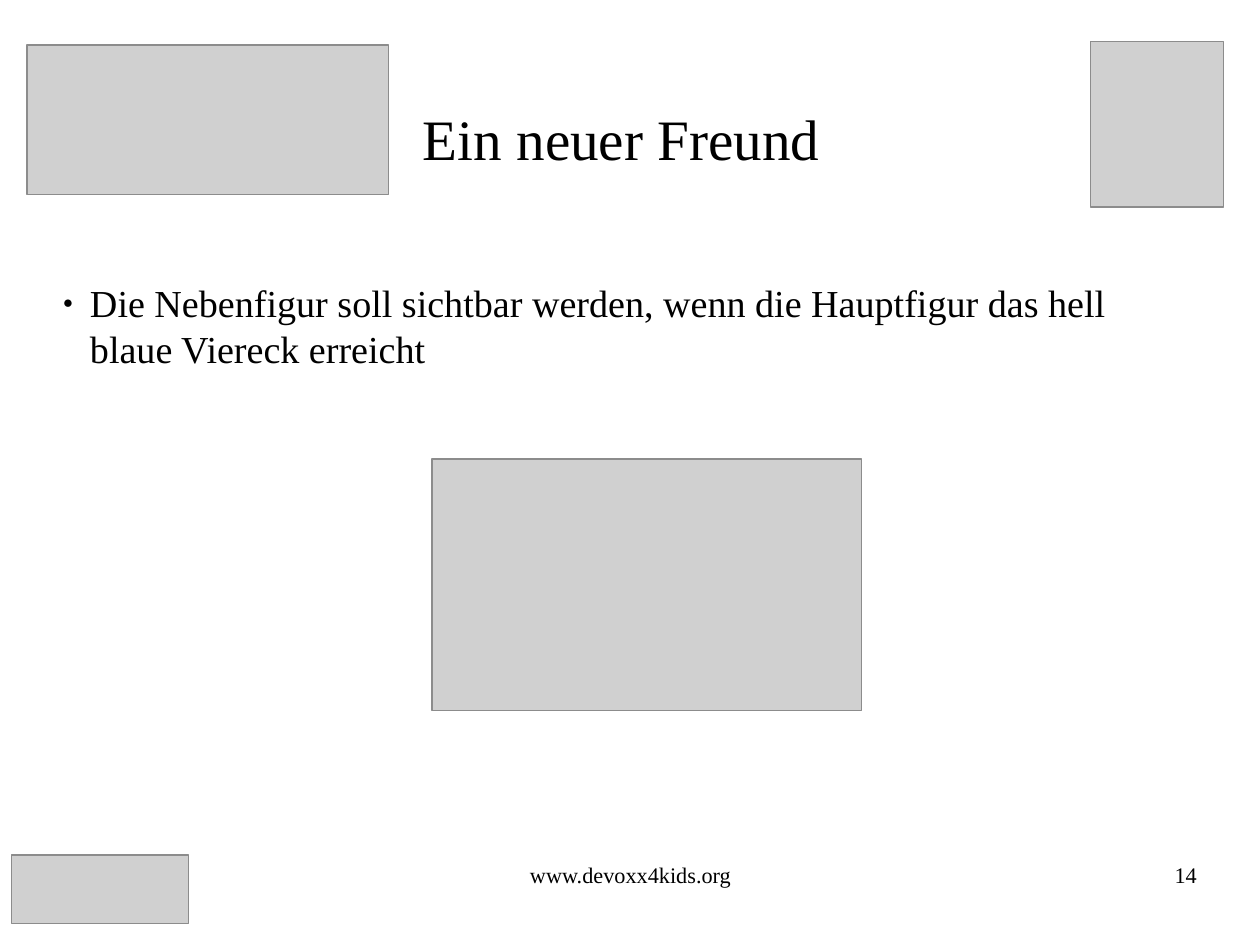
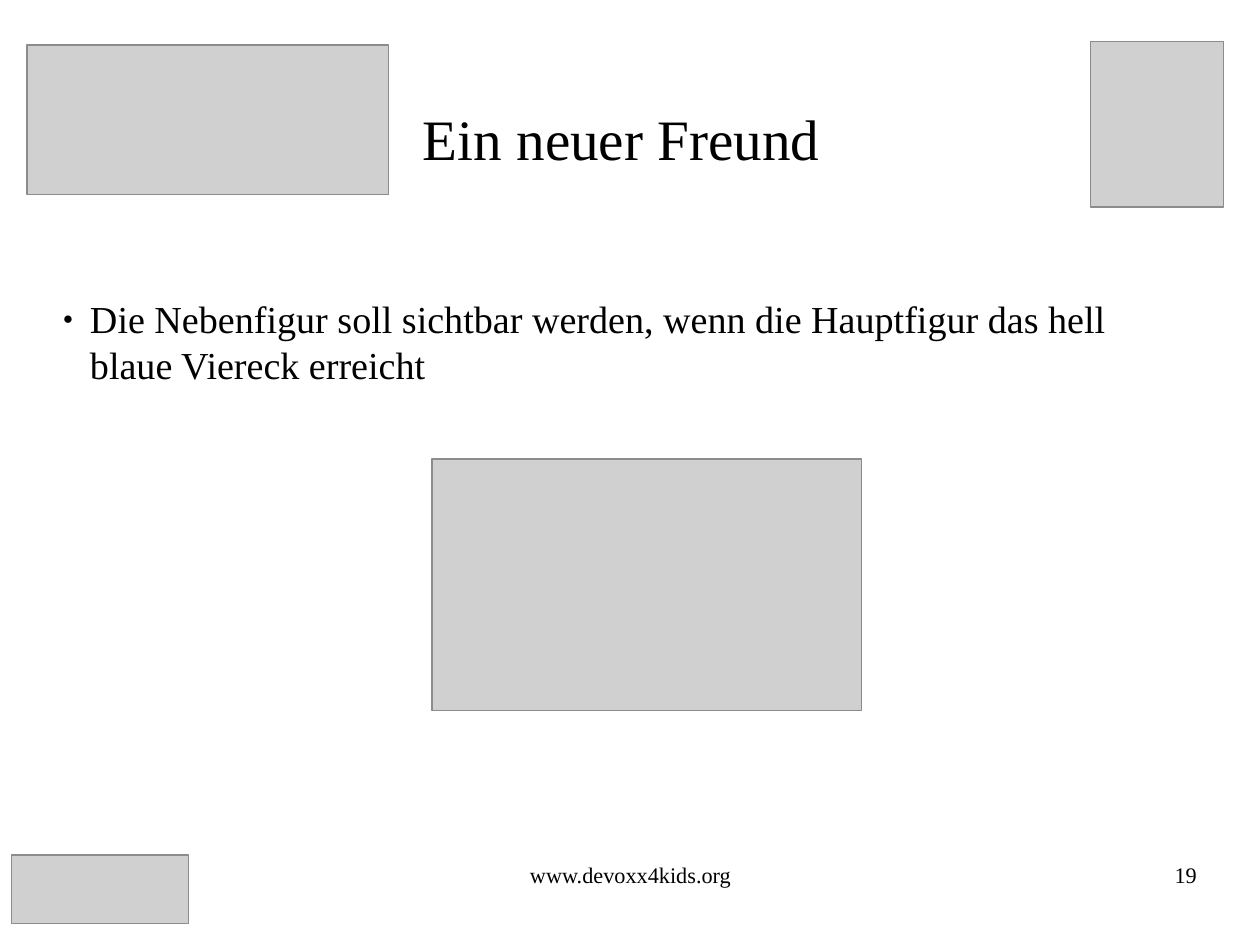
Before and after one commit to Devoxx4KidsDE/workshop-scratch, a slide deck: slide 19 of treasure_hunt/Schatz_Suche_Scratch_Aufgaben.odp (slide 14 before the commit). Drawn at 1260x945 pixels with LibreOffice and Linux fonts; fonts in the diff are those of the drawing; grey boxes stand for pictures. Boxes give left, top, right and bottom in pixels: in the first picture for what was removed or moved away, otherwise in the second. Text is boxed around its words. In the diff, an @@ line names an element or a change of style, - is before the commit and + after.

```diff
--- a/treasure_hunt/Schatz_Suche_Scratch_Aufgaben.odp
+++ b/treasure_hunt/Schatz_Suche_Scratch_Aufgaben.odp
@@ subtitle "Die Nebenfigur soll sichtbar werden, ...": place and size @@
-subtitle "Die Nebenfigur soll sichtbar werden, ..." at (90, 290, 1105, 364)
+subtitle "Die Nebenfigur soll sichtbar werden, ..." at (90, 306, 1105, 380)
@@ page number at (1175, 868, 1197, 884): text changed @@
-14
+19
```
Also in this commit, not shown: 13 other slides changed, 20 slides added, 1 other file.
